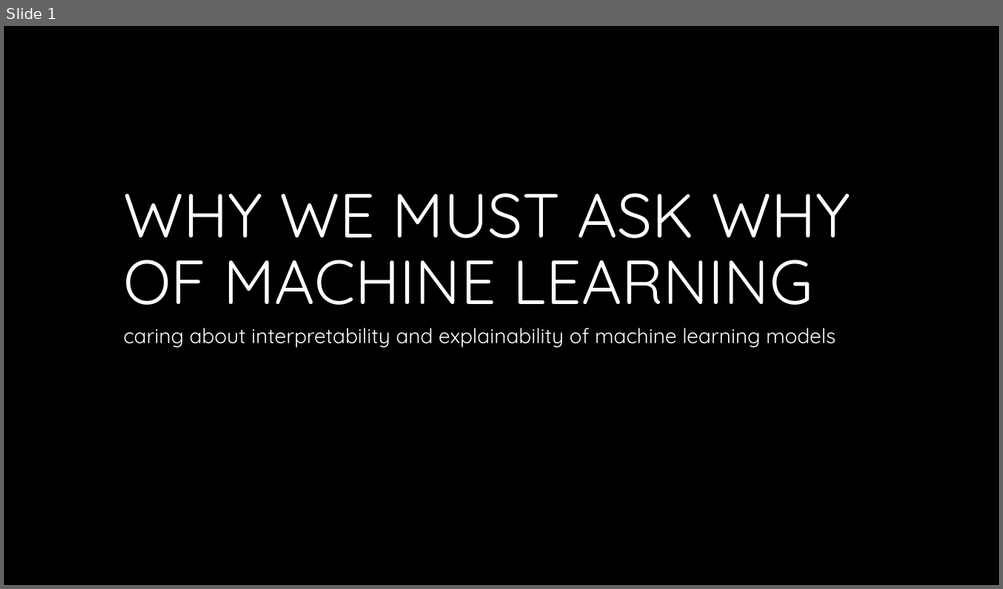
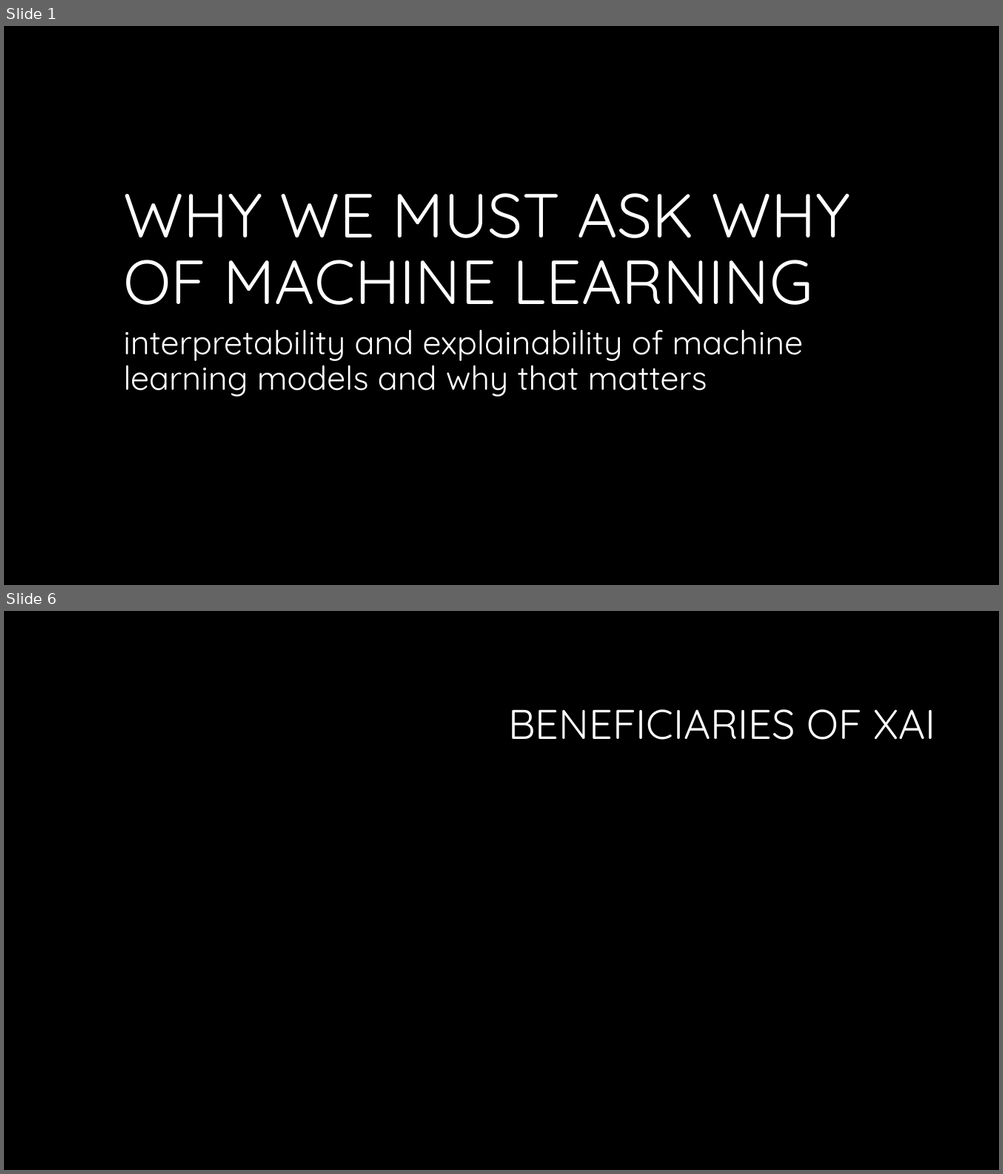
Before and after one commit to newmancodes/why-we-must-ask-why-of-machine-learning, a slide deck: Why We Must Ask Why of Machine Learning.pptx. Shown one above the other, each under a label of ours: slide 1 before the commit, slides 1 and 6 after it; the slides between them are not shown. The pictures are 1003x589 and 1003x1174 pixels, drawn with LibreOffice and Linux fonts; fonts in the diff are those of the drawing; background and template pictures are left out. Boxes give left, top, right and bottom in pixels: in the first picture for what was removed or moved away, otherwise in the second. Text is boxed around its words. In the diff, an @@ line names an element or a change of style, - is before the commit and + after.

```diff
--- a/Why We Must Ask Why of Machine Learning.pptx
+++ b/Why We Must Ask Why of Machine Learning.pptx
@@ slide 6 added at box(4, 611, 999, 1170), background #000000 @@
@@ title added at box(508, 709, 935, 740), 40 pt, text #FFFFFF @@
+BENEFICIARIES OF XAI
@@ slide 1 changed as well @@
@@ subtitle at box(123, 330, 803, 397): text changed; size 20 to 32 pt @@
-caring about interpretability and explainability of machine learning models
+interpretability and explainability of machine learning models and why that matters
```
Also in this commit, not shown: 5 other slides added, 1 slide removed.
